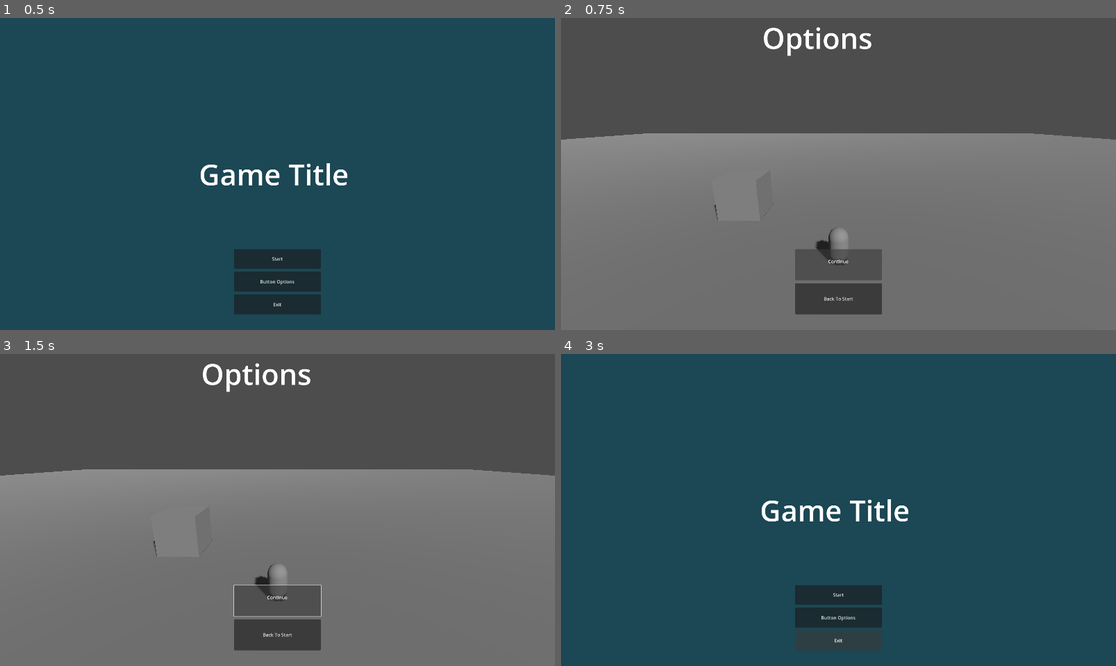
Above: before the commit, frames 1-4 (two rows, left to right).
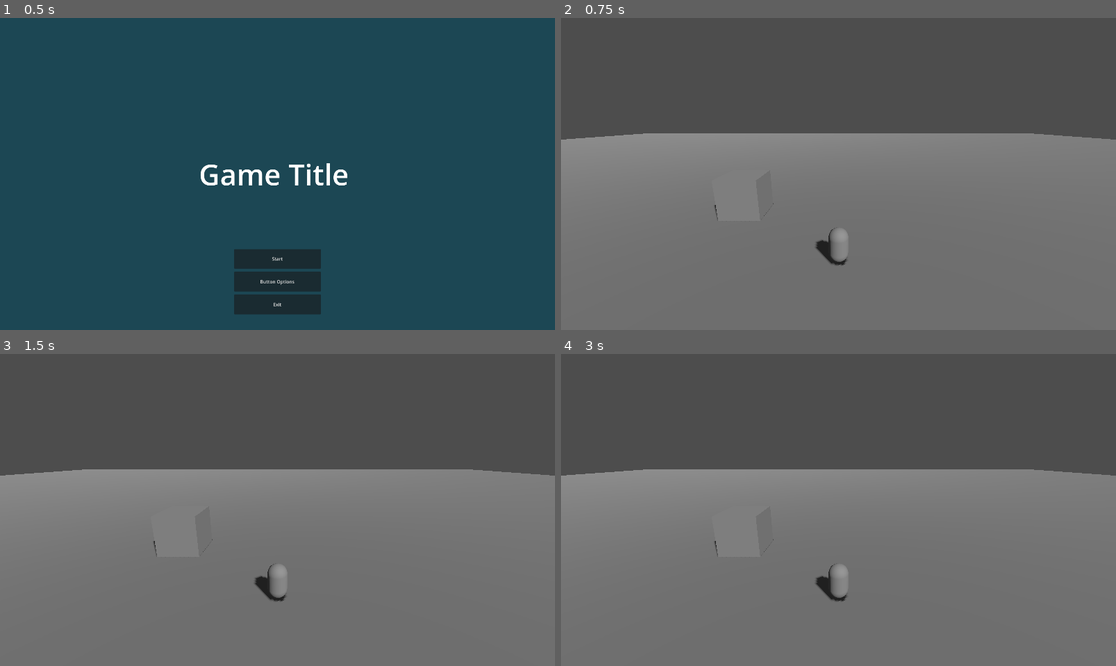
Above: after the commit, the same moments.

Repository: Kaylin-NormanSlack/ProjectPowerCommand
Game: Godot game, scene res://UserInterface/MainMenu.tscn
Two runs of this game, one before a commit and one after it. Both use one fixed random seed, a clock stepped at 60 frames per second and the inputs below.
Inputs (mouse positions are in pixels of both pictures, inside the frame that each line leads up to):
- Up to frame 1 (0.5 s): no input
- Up to frame 2 (0.75 s): click "Start" at 0.5 s
- Up to frame 3 (1.5 s): click (277, 600) at 1.25 s, where only the run before the commit has a clickable "Continue"
- Up to frame 4 (3 s): click (838, 600) at 2 s, where only the run before the commit has a clickable "Continue"; click (838, 634) at 2.75 s, where only the run before the commit has a clickable "Back To Start"

Frame 1 is identical in both runs. In frame 2, 3.5% of the frame differs, in the area x 36-58%, y 2-96%; in frame 3, 3.6%; in frame 4, 100%, in the area x 0-100%, y 0-100%.

Commit message:
Got basic in game options working

Diff:
--- a/Gameplay.tscn
+++ b/Gameplay.tscn
@@ -1,7 +1,8 @@
-[gd_scene load_steps=7 format=3 uid="uid://dxfpex0ydv3aa"]
+[gd_scene load_steps=8 format=3 uid="uid://dxfpex0ydv3aa"]
 
 [ext_resource type="PackedScene" uid="uid://ufq1edu4opmr" path="res://Environment/Box.tscn" id="1_hgilq"]
 [ext_resource type="PackedScene" uid="uid://sehq4ogge7br" path="res://Units/Player/Player.tscn" id="1_ksyta"]
+[ext_resource type="Script" path="res://InGameInterface.gd" id="3_h0d5v"]
 [ext_resource type="PackedScene" uid="uid://dwj51v8qc38g1" path="res://UserInterface/Options.tscn" id="3_vkyse"]
 
 [sub_resource type="StandardMaterial3D" id="StandardMaterial3D_yi476"]
@@ -42,10 +43,12 @@
 light_energy = 0.539
 shadow_enabled = true
 
-[node name="Control" type="Control" parent="."]
+[node name="InGameInterface" type="Control" parent="."]
 layout_mode = 3
 anchors_preset = 0
 offset_right = 40.0
 offset_bottom = 40.0
+script = ExtResource("3_h0d5v")
 
-[node name="OptionsMenu" parent="Control" instance=ExtResource("3_vkyse")]
+[node name="OptionsMenu" parent="InGameInterface" instance=ExtResource("3_vkyse")]
+visible = false
--- /dev/null
+++ b/InGameInterface.gd
@@ -0,0 +1,13 @@
+extends Control
+
+
+# Called when the node enters the scene tree for the first time.
+func _ready():
+	pass # Replace with function body.
+
+
+func _process(delta):
+	if Input.is_action_just_pressed("pause"):
+		print("paused")
+		get_node("OptionsMenu").show()
+	pass
--- a/UserInterface/InGameOptions.gd
+++ b/UserInterface/InGameOptions.gd
@@ -13,7 +13,8 @@
 
 
 func _on_continue_button_pressed():
-	set_process(false)
+	print("continue")
+	get_node(".").hide()
 
 
 
--- a/UserInterface/Options.tscn
+++ b/UserInterface/Options.tscn
@@ -38,7 +38,6 @@
 alignment = 1
 
 [node name="ContinueButton" type="Button" parent="VBoxContainer"]
-layout_mode = 2
 offset_right = 300.0
 offset_bottom = 108.0
 size_flags_vertical = 3
@@ -47,7 +46,6 @@
 "
 
 [node name="BackToStart" type="Button" parent="VBoxContainer"]
-layout_mode = 2
 offset_top = 118.0
 offset_right = 300.0
 offset_bottom = 226.0
--- a/project.godot
+++ b/project.godot
@@ -75,6 +75,11 @@
 "events": [Object(InputEventMouseButton,"resource_local_to_scene":false,"resource_name":"","device":-1,"window_id":0,"a …(236 unchanged characters)…
 ]
 }
+pause={
+"deadzone": 0.5,
+"events": [Object(InputEventKey,"resource_local_to_scene":false,"resource_name":"","device":0,"window_id":0,"alt_pressed":false,"shift_pressed":false,"ctrl_pressed":false,"meta_pressed":false,"pressed":false,"keycode":0,"physical_keycode":4194305,"unicode":0,"echo":false,"script":null)
+]
+}
 
 [layer_names]
 
